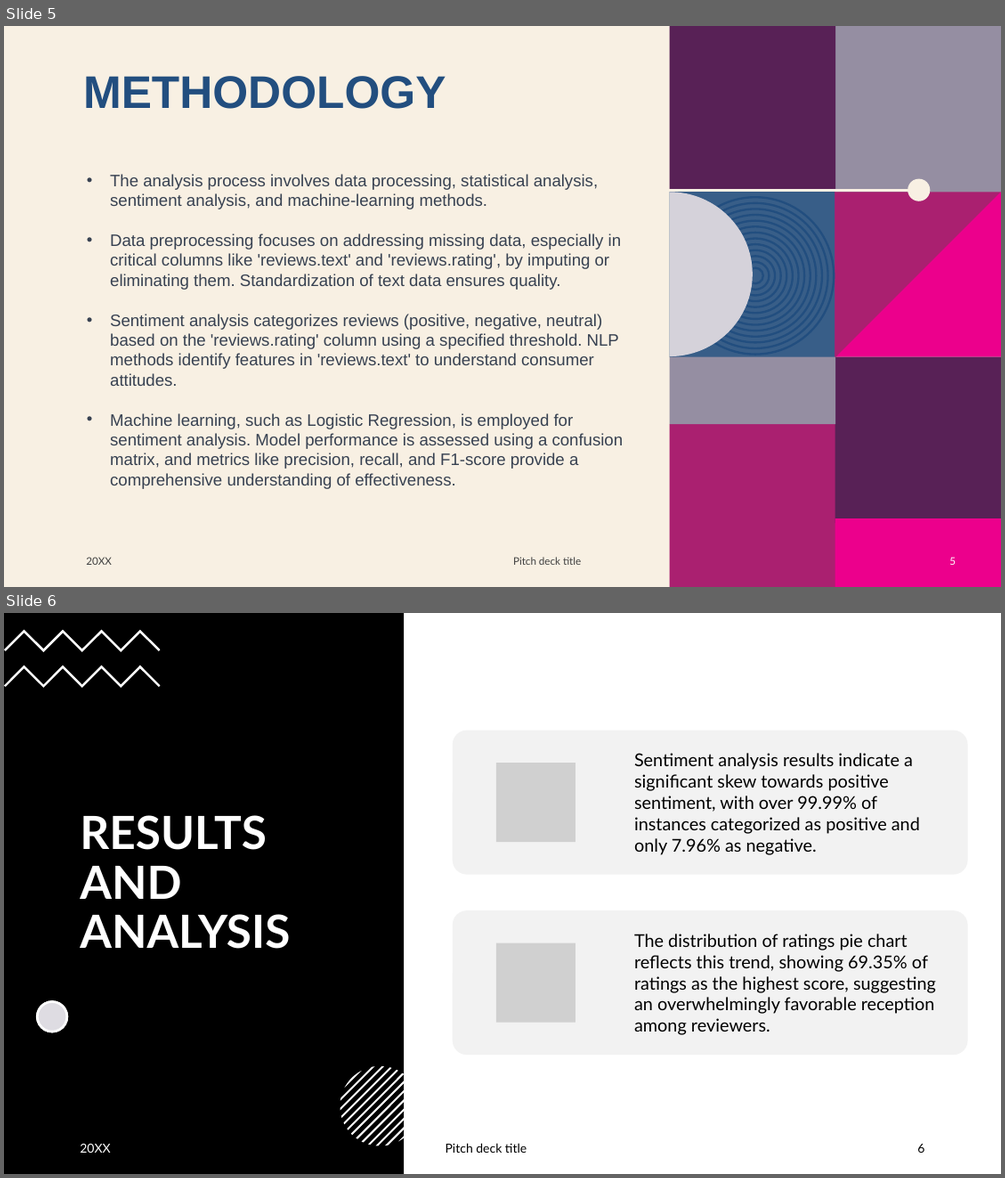
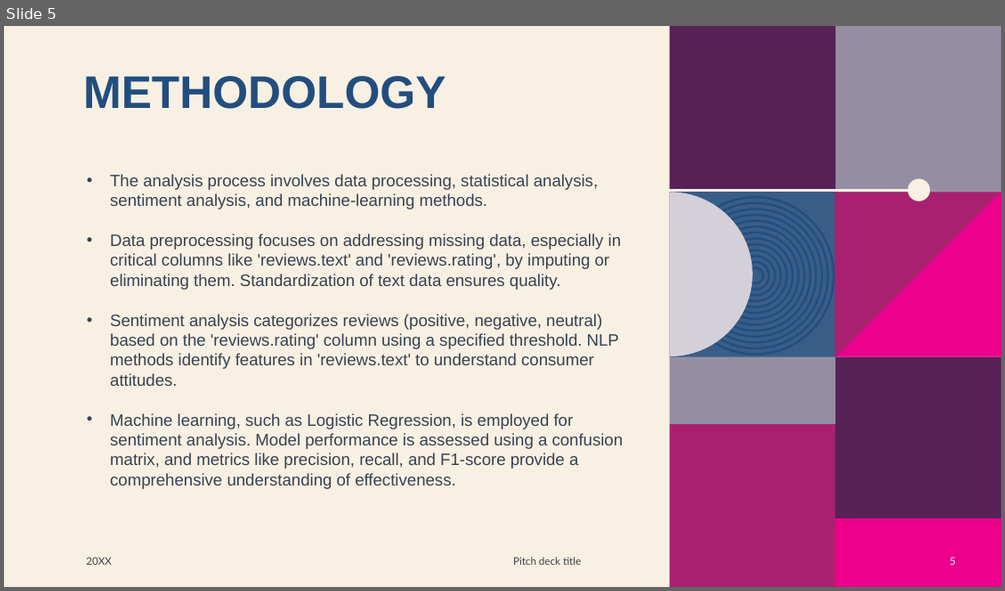
Before and after one commit to Demiarge/CSE431_BRACU, a slide deck: Submission4/slide.pptx. Shown one above the other, each under a label of ours: slides 5 and 6 before the commit, slide 5 after it. The pictures are 1005x1178 and 1005x591 pixels, drawn with LibreOffice and Linux fonts; fonts in the diff are those of the drawing; grey boxes stand for pictures; background and template pictures are left out. Boxes give left, top, right and bottom in pixels: in the first picture for what was removed or moved away, otherwise in the second. Text is boxed around its words. In the diff, an @@ line names an element or a change of style, - is before the commit and + after.

```diff
--- a/Submission4/slide.pptx
+++ b/Submission4/slide.pptx
@@ slide 6 removed at (4, 613, 1001, 1174), background #FFFFFF; not listed: 5 template elements that a slide beside it also shows @@
@@ rectangle removed at (4, 613, 1001, 1174) @@
@@ rectangle removed at (4, 613, 404, 1174) @@
@@ freeform shape removed at (4, 629, 161, 652) @@
@@ freeform shape removed at (4, 666, 161, 688) @@
@@ title removed at (80, 815, 290, 949) @@
-RESULTS AND ANALYSIS
@@ group removed at (453, 730, 968, 1055): 2 rounded rectangles, 2 pictures, 2 texts @@
-Sentiment analysis results indicate a significant skew towards positive sentiment, with over 99.99% of instances categorized as positive and only 7.96% as negative.
-The distribution of ratings pie chart reflects this trend, showing 69.35% of ratings as the highest score, suggesting an overwhelmingly favorable reception among reviewers.
@@ rectangle removed at (834, 943, 1001, 1110) @@
@@ ellipse removed at (37, 1002, 67, 1032) @@
@@ ellipse removed at (37, 1002, 67, 1032) @@
@@ text removed at (80, 1143, 110, 1152) @@
-20XX
@@ group removed at (340, 1066, 420, 1146): 13 freeform shapes @@
@@ text removed at (445, 1143, 526, 1152) @@
-Pitch deck title
@@ page number removed at (917, 1143, 924, 1152) @@
-6
```
Also in this commit, not shown: 4 other slides changed, 6 other slides removed, 3 other files.
